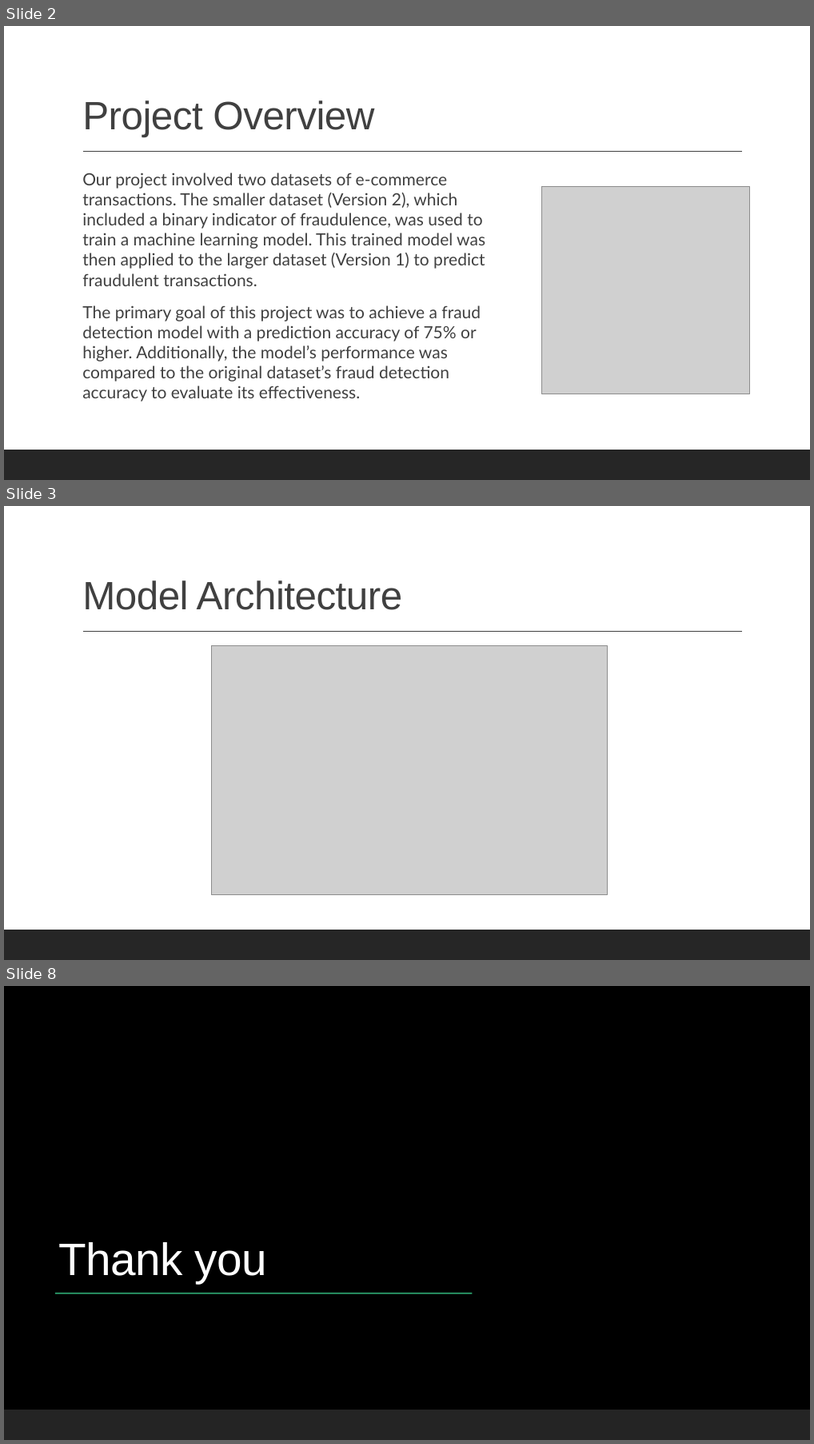
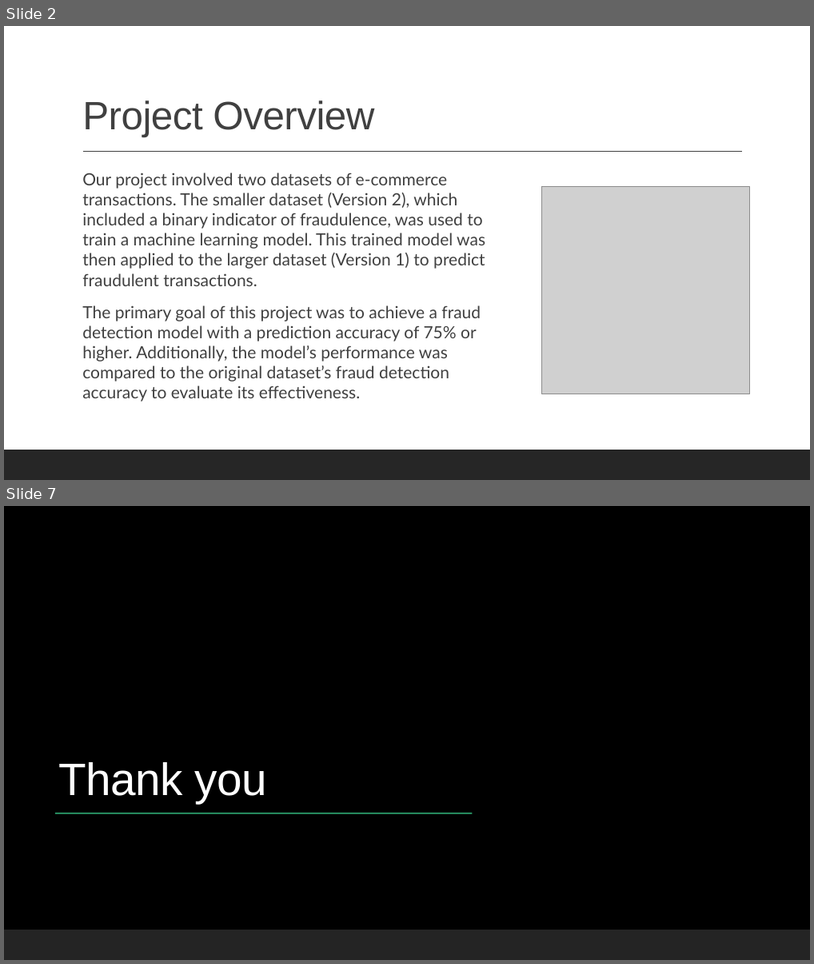
Before and after one commit to aferrodelgado/Project-4, a slide deck: Project 4 Presentation.pptx. Shown one above the other, each under a label of ours: slides 2, 3 and 8 before the commit, slides 2 and 7 after it; the slides between them are not shown. The pictures are 814x1444 and 814x964 pixels, drawn with LibreOffice and Linux fonts; fonts in the diff are those of the drawing; grey boxes stand for pictures; background and template pictures are left out. Boxes give left, top, right and bottom in pixels: in the first picture for what was removed or moved away, otherwise in the second. Text is boxed around its words. In the diff, an @@ line names an element or a change of style, - is before the commit and + after.

Commit message:
adding Models folder and updated .pptx

```diff
--- a/Project 4 Presentation.pptx
+++ b/Project 4 Presentation.pptx
@@ slide 3 removed at (4,506,810,960), background #FFFFFF @@
@@ title removed at (82,580,403,610) @@
-Model Architecture
@@ line removed from (83, 632) to (742, 632) @@
@@ picture removed at (211,646,608,894) @@
@@ rectangle removed at (4,929,810,960) @@
@@ what was slide 8 is now slide 7 @@
```
Also in this commit, not shown: 1 slide changed, 3 slides added, 3 other slides removed, 8 other files.
